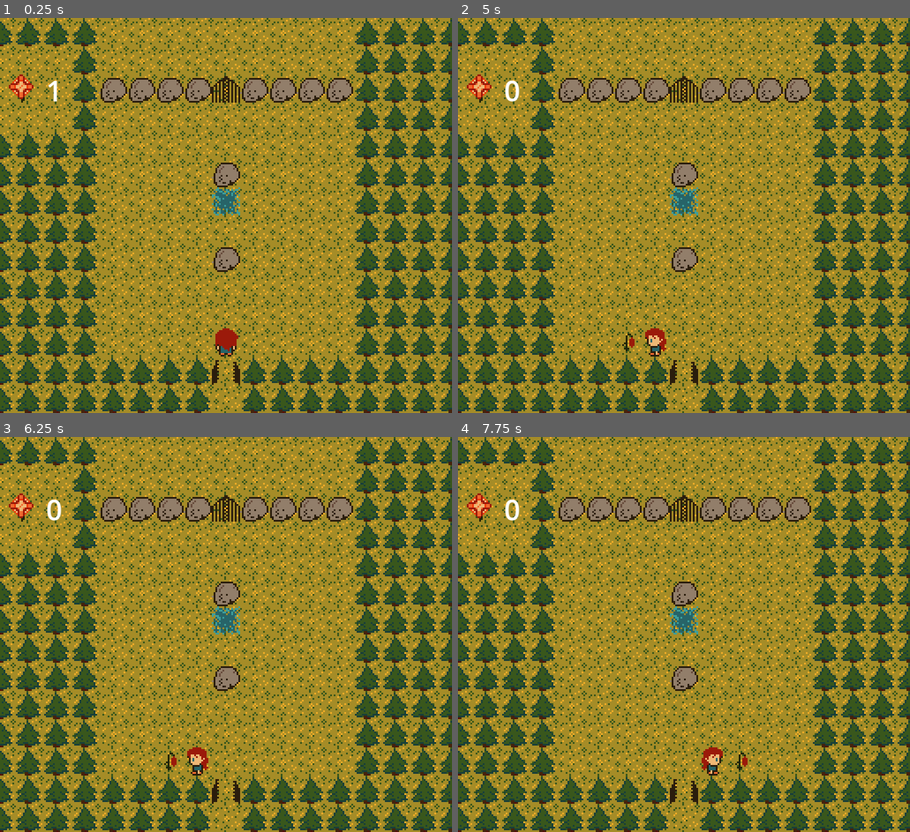
Above: before the commit, frames 1-4 (two rows, left to right).
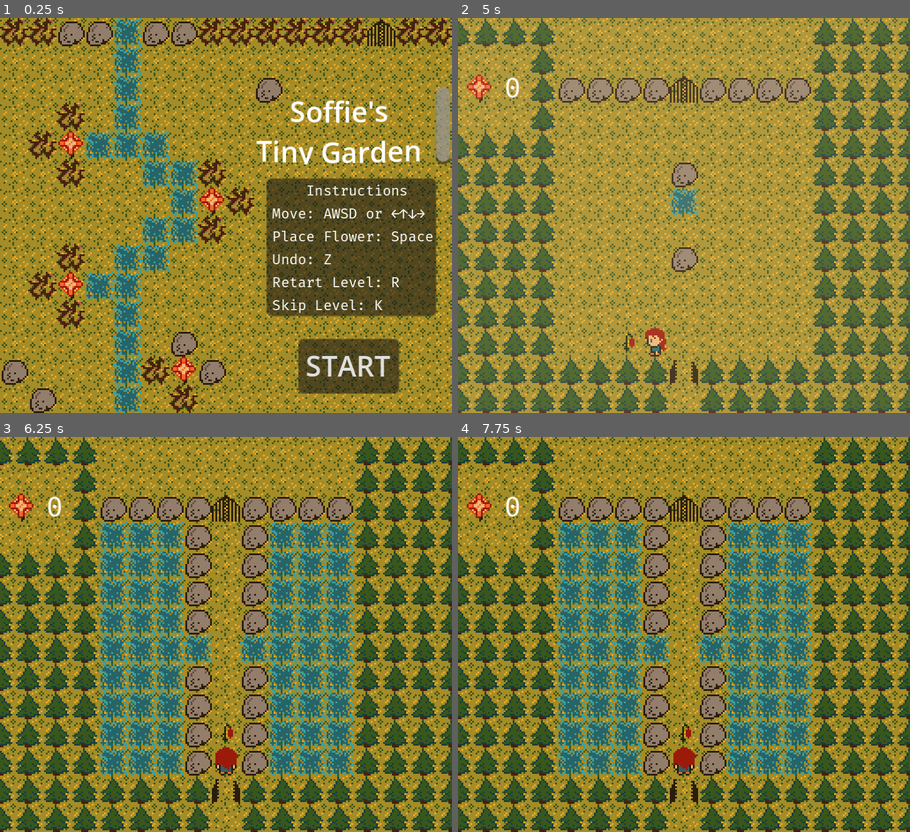
Above: after the commit, the same moments.

Repository: lucaspoffo/LD54
Game: Godot game, scene res://Start.tscn
Two runs of this game, one before a commit and one after it. Both use one fixed random seed, a clock stepped at 60 frames per second and the inputs below. Before the commit the project starts from res://Main.tscn.
Inputs (mouse positions are in pixels of both pictures, inside the frame that each line leads up to):
- Up to frame 1 (0.25 s): no input
- Up to frame 2 (5 s): click (806, 365) at 0.5 s, where only the run after the commit has a clickable "START"; tap Enter at 1.25 s; hold D (move_right) 1.28-2.03 s; hold Space (place_flower) 1.28-2.03 s; tap R (reset) every 0.75 s from 2 to 4.25 s; hold S (move_down) 2.03-2.78 s; tap Space (place_flower) at 2.1, 3.05, 3.6 s; hold D (move_right) 2.78-3.53 s; hold Z (undo) 2.78-3.53 s; hold W (move_up) 3.53-4.28 s; hold A (move_left) from 4.28 s (still down); hold Space (place_flower) from 4.28 s (still down); tap K (skip_level, bound only after the commit) at 4.9 s
- Up to frame 3 (6.25 s): release Space (place_flower) at 5.03 s; tap Z (undo) at 5.1 s; tap Space (place_flower) at 5.3 s; release A (move_left) at 5.78 s; hold S (move_down) from 5.78 s (still down); hold Space (place_flower) from 5.78 s (still down)
- Up to frame 4 (7.75 s): tap R (reset) at 6.5 s; release S (move_down) at 6.53 s; release Space (place_flower) at 6.53 s; hold D (move_right) 6.53-7.28 s; tap Space (place_flower) at 6.6, 7.55 s; hold W (move_up) from 7.28 s (still down); hold Z (undo) from 7.28 s (still down)

The runs differ from the first frame. In frame 1, 61% of the frame differs, in the area x 0-100%, y 0-100%; in frame 2, 32%; in frame 3, 23%; in frame 4, 23%.

Commit message:
Final stuff, need to fix font

Diff:
--- a/Game.tscn
+++ b/Game.tscn
@@ -6,6 +6,9 @@
 [ext_resource type="PackedScene" uid="uid://g40iy2lruyds" path="res://Flower.tscn" id="4_2pyrn"]
 [ext_resource type="PackedScene" uid="uid://c613s8gj3rnax" path="res://Root.tscn" id="5_juigs"]
 [ext_resource type="Texture2D" uid="uid://cp1ac1o3m26sj" path="res://assets/sheet.png" id="6_cqal3"]
+[ext_resource type="AudioStream" uid="uid://doc5lexvah76v" path="res://assets/walk.wav" id="7_3ykfh"]
+[ext_resource type="AudioStream" uid="uid://cx04t5ivjyj75" path="res://assets/gate_open.wav" id="8_grt5m"]
+[ext_resource type="AudioStream" uid="uid://bfokjroe4nuek" path="res://assets/root.wav" id="9_qse23"]
 
 [sub_resource type="TileSetScenesCollectionSource" id="TileSetScenesCollectionSource_bffl3"]
 scenes/1/scene = ExtResource("4_2pyrn")
@@ -116,6 +119,20 @@
 offset_right = 111.062
 offset_bottom = 4.0
 
+[node name="Walk" type="AudioStreamPlayer" parent="."]
+stream = ExtResource("7_3ykfh")
+pitch_scale = 1.1
+bus = &"SFX"
+
+[node name="GateOpen" type="AudioStreamPlayer" parent="."]
+stream = ExtResource("8_grt5m")
+bus = &"SFX"
+
+[node name="RootGrow" type="AudioStreamPlayer" parent="."]
+stream = ExtResource("9_qse23")
+pitch_scale = 0.4
+bus = &"SFX"
+
 [connection signal="text_changed" from="LevelEditor/TextEdit" to="." method="_on_text_edit_text_changed"]
 [connection signal="pressed" from="LevelEditor/Button" to="." method="_on_level_editor_button_pressed"]
 [connection signal="value_changed" from="LevelEditor/SpinBox" to="." method="_on_spin_box_value_changed"]
--- a/Main.tscn
+++ b/Main.tscn
@@ -1,22 +1,62 @@
-[gd_scene load_steps=4 format=3 uid="uid://cjerafeiil5vm"]
+[gd_scene load_steps=6 format=3 uid="uid://cjerafeiil5vm"]
 
 [ext_resource type="Script" path="res://main.gd" id="1_qgfoy"]
 [ext_resource type="PackedScene" uid="uid://bb8k0son0leij" path="res://Game.tscn" id="2_2smkl"]
-[ext_resource type="SystemFont" uid="uid://bxvifgrbfethi" path="res://fira_font.tres" id="3_xi7qt"]
+
+[sub_resource type="Animation" id="Animation_nl61i"]
+resource_name = "dissolve"
+length = 0.5
+tracks/0/type = "value"
+tracks/0/imported = false
+tracks/0/enabled = true
+tracks/0/path = NodePath("ColorRect:modulate")
+tracks/0/interp = 1
+tracks/0/loop_wrap = true
+tracks/0/keys = {
+"times": PackedFloat32Array(0, 0.5),
+"transitions": PackedFloat32Array(1, 1),
+"update": 0,
+"values": [Color(1, 1, 1, 0), Color(1, 1, 1, 1)]
+}
+
+[sub_resource type="Animation" id="Animation_w73bh"]
+length = 0.001
+tracks/0/type = "value"
+tracks/0/imported = false
+tracks/0/enabled = true
+tracks/0/path = NodePath("ColorRect:modulate")
+tracks/0/interp = 1
+tracks/0/loop_wrap = true
+tracks/0/keys = {
+"times": PackedFloat32Array(0),
+"transitions": PackedFloat32Array(1),
+"update": 0,
+"values": [Color(1, 1, 1, 0)]
+}
+
+[sub_resource type="AnimationLibrary" id="AnimationLibrary_yshwq"]
+_data = {
+"RESET": SubResource("Animation_w73bh"),
+"dissolve": SubResource("Animation_nl61i")
+}
 
 [node name="Main" type="Node2D"]
 script = ExtResource("1_qgfoy")
 
 [node name="Game" parent="." instance=ExtResource("2_2smkl")]
 
-[node name="End" type="Label" parent="."]
-visible = false
-offset_left = 27.0
-offset_top = 70.0
-offset_right = 128.0
-offset_bottom = 99.0
-theme_override_fonts/font = ExtResource("3_xi7qt")
-theme_override_font_sizes/font_size = 24
-text = "The End"
+[node name="ColorRect" type="ColorRect" parent="."]
+modulate = Color(1, 1, 1, 0)
+offset_left = -77.0
+offset_top = -64.0
+offset_right = 320.0
+offset_bottom = 262.0
+mouse_filter = 2
+color = Color(1, 0.898039, 0.737255, 1)
+
+[node name="AnimationPlayer" type="AnimationPlayer" parent="."]
+libraries = {
+"": SubResource("AnimationLibrary_yshwq")
+}
 
 [connection signal="level_completed" from="Game" to="." method="_on_game_level_completed"]
--- a/Start.tscn
+++ b/Start.tscn
@@ -1,8 +1,12 @@
-[gd_scene load_steps=4 format=3 uid="uid://cjtmckwwhaef"]
+[gd_scene load_steps=5 format=3 uid="uid://cjtmckwwhaef"]
 
 [ext_resource type="TileSet" uid="uid://doqvklwd8owwj" path="res://assets/tile_set.tres" id="1_30v61"]
 [ext_resource type="Script" path="res://start.gd" id="1_w7hjw"]
-[ext_resource type="SystemFont" uid="uid://bxvifgrbfethi" path="res://fira_font.tres" id="2_ined1"]
+[ext_resource type="FontVariation" uid="uid://mtr26n873h8n" path="res://fira_font.tres" id="2_ined1"]
+
+[sub_resource type="SystemFont" id="SystemFont_myx51"]
+font_names = PackedStringArray("Fira Mono")
+oversampling = 4.0
 
 [node name="Start" type="Node2D"]
 script = ExtResource("1_w7hjw")
@@ -29,36 +33,38 @@
 offset_top = 182.0
 offset_right = 226.0
 offset_bottom = 210.0
-theme_override_fonts/font = ExtResource("2_ined1")
+theme_override_fonts/font = SubResource("SystemFont_myx51")
 text = "START"
 
 [node name="Panel" type="Panel" parent="."]
 offset_left = 151.0
-offset_top = 110.0
+offset_top = 91.0
 offset_right = 247.0
-offset_bottom = 176.0
+offset_bottom = 169.0
 
 [node name="Label" type="Label" parent="Panel"]
 layout_mode = 0
 offset_left = 3.0
 offset_top = 2.0
 offset_right = 95.0
-offset_bottom = 64.0
+offset_bottom = 75.0
 theme_override_fonts/font = ExtResource("2_ined1")
 theme_override_font_sizes/font_size = 8
 text = "    Instructions
 Move: AWSD or ←↑↓→
 Place Flower: Space
 Undo: Z
-Retart Level: R"
+Retart Level: R
+Skip Level: K"
 
 [node name="RichTextLabel" type="RichTextLabel" parent="."]
-offset_left = 137.0
-offset_top = 58.0
-offset_right = 249.0
-offset_bottom = 81.0
-theme_override_fonts/normal_font = ExtResource("2_ined1")
+offset_left = 138.0
+offset_top = 39.0
+offset_right = 255.0
+offset_bottom = 83.0
+theme_override_fonts/normal_font = SubResource("SystemFont_myx51")
 bbcode_enabled = true
-text = "[wave amp=40.0 freq=2.5 connected=1]Tiny Garden[/wave]"
+text = "[center][wave amp=30.0 freq=2.5 connected=1]Soffie's
+Tiny Garden[/wave][/center]"
 
 [connection signal="pressed" from="StartButton" to="." method="_on_start_button_pressed"]
--- /dev/null
+++ b/default_bus_layout.tres
@@ -0,0 +1,9 @@
+[gd_resource type="AudioBusLayout" format=3 uid="uid://bqxqno5hbd5p"]
+
+[resource]
+bus/1/name = &"SFX"
+bus/1/solo = false
+bus/1/mute = false
+bus/1/bypass_fx = false
+bus/1/volume_db = 0.0
+bus/1/send = &"Master"
--- a/fira_font.tres
+++ b/fira_font.tres
@@ -1,5 +1,6 @@
-[gd_resource type="SystemFont" format=3 uid="uid://bxvifgrbfethi"]
+[gd_resource type="FontVariation" load_steps=2 format=3 uid="uid://mtr26n873h8n"]
+
+[ext_resource type="FontFile" uid="uid://bcp4g618ko2op" path="res://assets/FiraMono-Regular.ttf" id="1_fu0th"]
 
 [resource]
-font_names = PackedStringArray("Fira Mono")
-oversampling = 4.0
+base_font = ExtResource("1_fu0th")
--- a/game.gd
+++ b/game.gd
@@ -185,6 +185,8 @@
 func _input(event):
 	if updating_world || level_complete:
 		return
+	if event.is_action_pressed("skip_level"):
+		level_completed.emit()
 	if event.is_action_pressed("show_editor"):
 		$LevelEditor.visible = !$LevelEditor.visible
 	if event.is_action_pressed("place_flower"):
@@ -210,6 +212,7 @@
 
 func update_world_tiles() -> bool:
 	var update_again := false
+	var play_root_grow := false
 	# Use a copy of grid to not update things added onaaaaaadaww this tick
 	var grid_copy := grid.duplicate()
 	for i in grid_copy.size():
@@ -240,18 +243,25 @@
 				if get_tile(pos + Vector2i.UP) == Tile.NOTHING:
 					set_tile(pos + Vector2i.UP, Tile.ROOT_UP)
 					update_again = true
+					play_root_grow = true
 			Tile.ROOT_DOWN:
 				if get_tile(pos + Vector2i.DOWN) == Tile.NOTHING:
 					set_tile(pos + Vector2i.DOWN, Tile.ROOT_DOWN)
 					update_again = true
+					play_root_grow = true
 			Tile.ROOT_LEFT:
 				if get_tile(pos + Vector2i.LEFT) == Tile.NOTHING:
 					set_tile(pos + Vector2i.LEFT, Tile.ROOT_LEFT)
 					update_again = true
+					play_root_grow = true
 			Tile.ROOT_RIGHT:
 				if get_tile(pos + Vector2i.RIGHT) == Tile.NOTHING:
 					set_tile(pos + Vector2i.RIGHT, Tile.ROOT_RIGHT)
 					update_again = true
+					play_root_grow = true
+
+	if play_root_grow:
+		$RootGrow.play()
 
 	return update_again
 
@@ -266,6 +276,7 @@
 func move(direction: Vector2i):
 	if player_can_move(direction):
 		undo_state.push_back([flower_seeds, grid.duplicate()])
+		$Walk.play()
 		player_move(direction)
 		await update_world()
 		check_open_gate()
@@ -305,6 +316,7 @@
 		if x == Tile.FLOWER:
 			all_flowers_bloomed = false
 	if flower_seeds == 0 and all_flowers_bloomed:
+		$GateOpen.play()
 		set_tile(exit_pos(), Tile.EXIT_OPENED)
 
 func exit_opened():
--- a/main.gd
+++ b/main.gd
@@ -64,14 +64,13 @@
 .........
 .........
 .........
-...F.F...
-....W....
-...F.F...
+.F.......
+W.......W
+.......F.
 .........
 .........
 ....P....
-"""
-],
+"""],
 #[11,
 #"""\
 #XXXXEXXXX
@@ -99,6 +98,31 @@
 ....P....
 """
 ],
+[3, """\
+XXXXEXXXX
+.........
+....X....
+.X.....X.
+.........
+...X.X...
+...XWX...
+...XXX...
+.X.....X.
+.F..P..F."""],
+[2,
+"""\
+XXXXEXXXX
+.........
+.........
+.........
+...F.F...
+....W....
+...F.F...
+.........
+.........
+....P....
+"""
+],
 ]
 
 var current_level := 0
@@ -110,8 +134,11 @@
 
 func _on_game_level_completed():
 	if current_level == final_level:
-		$End.visible = true
+		get_tree().change_scene_to_file("res://End.tscn")
 		return
 
 	current_level += 1
+	$AnimationPlayer.play("dissolve")
+	await $AnimationPlayer.animation_finished
 	game.load_level(levels[current_level])
+	$AnimationPlayer.play_backwards("dissolve")
--- a/project.godot
+++ b/project.godot
@@ -11,7 +11,7 @@
 [application]
 
 config/name="LD54"
-run/main_scene="res://Main.tscn"
+run/main_scene="res://Start.tscn"
 config/features=PackedStringArray("4.2", "GL Compatibility")
 config/icon="res://icon.svg"
 
@@ -69,6 +69,11 @@
 "events": [null, Object(InputEventKey,"resource_local_to_scene":false,"resource_name":"","device":-1,"window_id":0,"alt …(184 unchanged characters)…
 ]
 }
+skip_level={
+"deadzone": 0.5,
+"events": [Object(InputEventKey,"resource_local_to_scene":false,"resource_name":"","device":-1,"window_id":0,"alt_pressed":false,"shift_pressed":false,"ctrl_pressed":false,"meta_pressed":false,"pressed":false,"keycode":0,"physical_keycode":75,"key_label":0,"unicode":107,"echo":false,"script":null)
+]
+}
 
 [rendering]
 
Not shown: 1 places in Game.tscn that only renumber resources
Binary file added: assets/FiraMono-Regular.ttf
Not shown, added: assets/FiraMono-Regular.ttf.import
Not shown, added: assets/gate_open.wav.import
Not shown, added: assets/root.wav.import
Not shown, added: assets/walk.wav.import
Not shown, added: assets/gate_open.wav
Not shown, added: assets/root.wav
Not shown, added: assets/walk.wav
